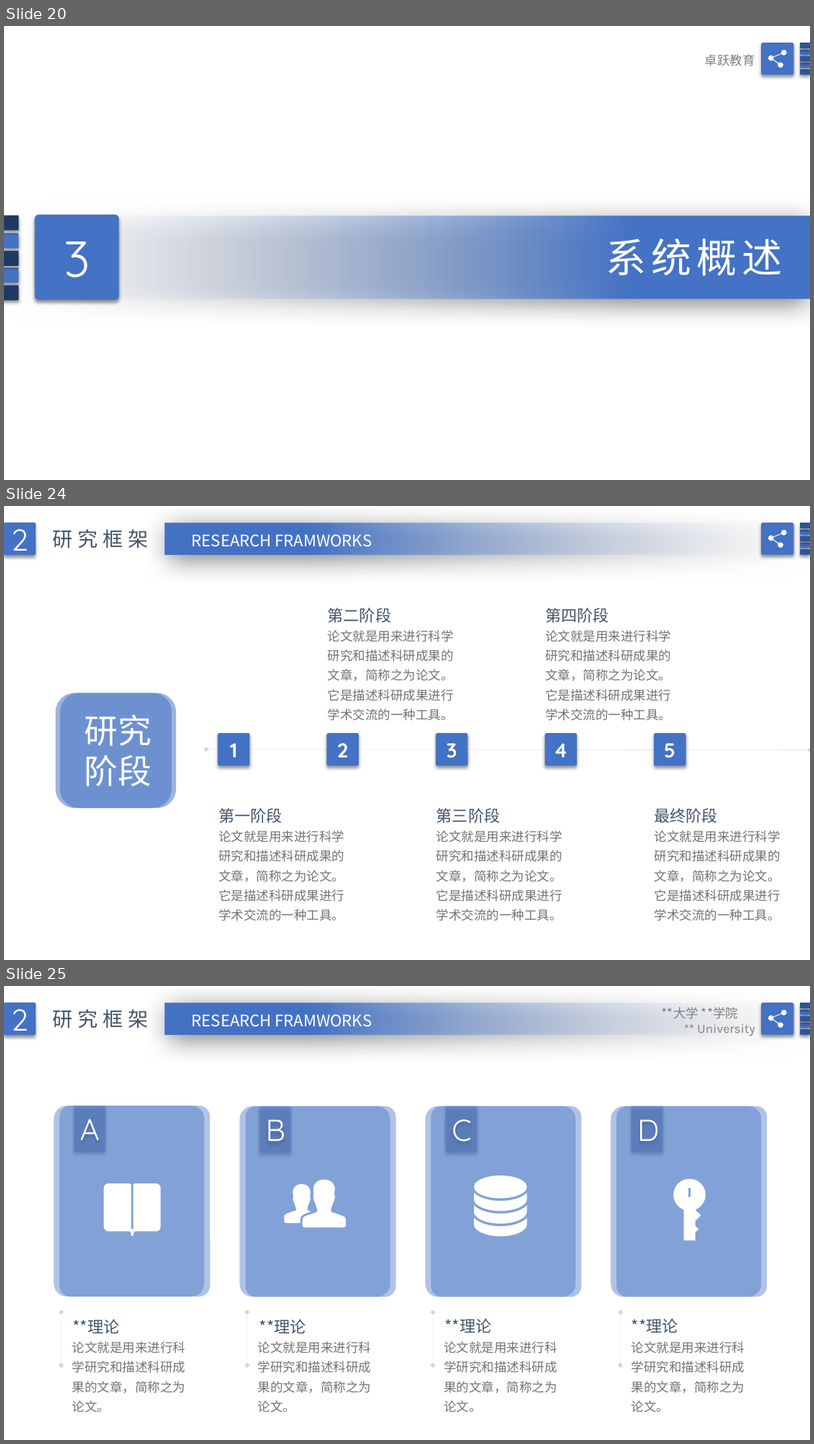
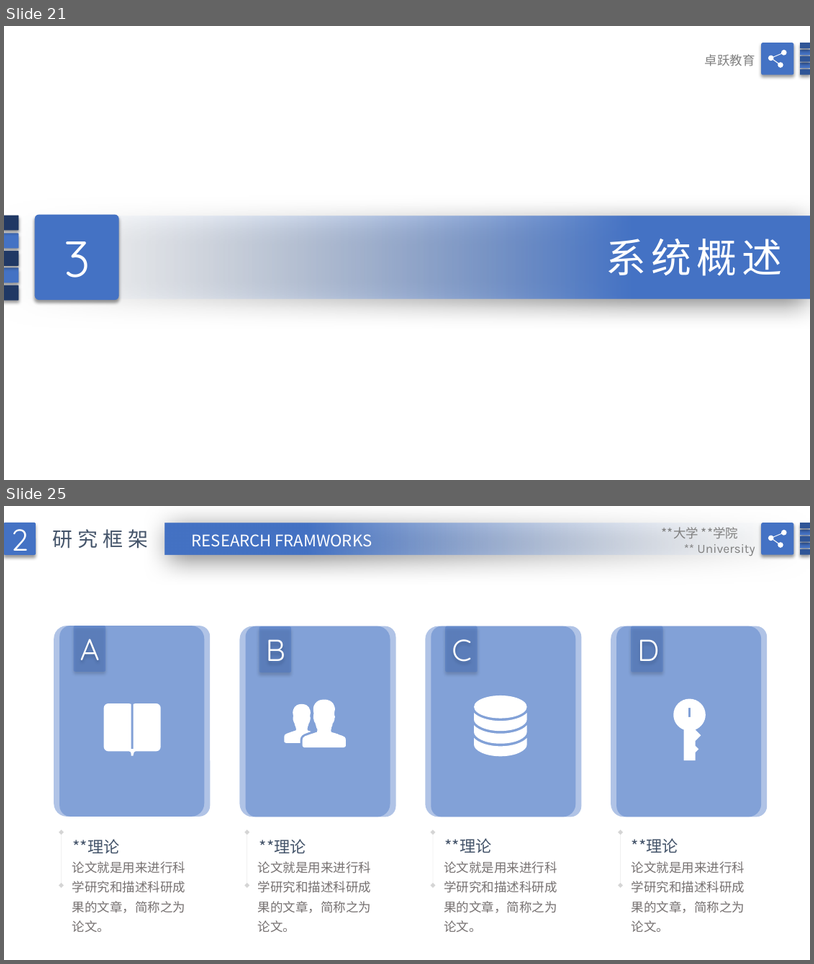
Before and after one commit to TestingTestings/Project_4, a slide deck: doc/简洁蓝色毕业论文答辩PPT模版.pptx. Shown one above the other, each under a label of ours: slides 20, 24 and 25 before the commit, slides 21 and 25 after it; the slides between them are not shown. The pictures are 814x1444 and 814x964 pixels, drawn with LibreOffice and Linux fonts; fonts in the diff are those of the drawing; background and template pictures are left out. Boxes give left, top, right and bottom in pixels: in the first picture for what was removed or moved away, otherwise in the second. Text is boxed around its words. In the diff, an @@ line names an element or a change of style, - is before the commit and + after.

```diff
--- a/doc/简洁蓝色毕业论文答辩PPT模版.pptx
+++ b/doc/简洁蓝色毕业论文答辩PPT模版.pptx
@@ slide 24 removed at [4, 506, 810, 960], background picture (left out) @@
@@ rounded rectangle removed at [4, 523, 36, 555] @@
-2
@@ rectangle removed at [165, 523, 810, 555] @@
@@ text removed at [53, 529, 149, 548] @@
-研究框架
@@ text removed at [192, 534, 373, 547] @@
-RESEARCH FRAMWORKS
@@ group removed at [761, 523, 810, 555]: 6 rounded rectangles, 1 freeform shape @@
@@ text removed at [328, 608, 391, 623] @@
-第二阶段
@@ text removed at [545, 608, 609, 623] @@
-第四阶段
@@ text removed at [328, 630, 454, 721] @@
-论文就是用来进行科学研究和描述科研成果的文章，简称之为论文。它是描述科研成果进行学术交流的一种工具。
@@ text removed at [545, 630, 671, 721] @@
-论文就是用来进行科学研究和描述科研成果的文章，简称之为论文。它是描述科研成果进行学术交流的一种工具。
@@ rounded rectangle removed at [55, 693, 172, 808] @@
@@ rounded rectangle removed at [60, 693, 176, 808] @@
-研究
-阶段
@@ rounded rectangle removed at [218, 733, 250, 765] @@
-1
@@ rounded rectangle removed at [327, 733, 359, 765] @@
-2
@@ rounded rectangle removed at [436, 733, 468, 765] @@
-3
@@ rounded rectangle removed at [545, 733, 578, 765] @@
-4
@@ rounded rectangle removed at [654, 733, 687, 765] @@
-5
@@ double arrow removed from (206, 749) to (810, 750) @@
@@ text removed at [219, 808, 282, 823] @@
-第一阶段
@@ text removed at [437, 808, 500, 823] @@
-第三阶段
@@ text removed at [655, 808, 718, 823] @@
-最终阶段
@@ text removed at [219, 830, 345, 921] @@
-论文就是用来进行科学研究和描述科研成果的文章，简称之为论文。它是描述科研成果进行学术交流的一种工具。
@@ text removed at [437, 830, 563, 921] @@
-论文就是用来进行科学研究和描述科研成果的文章，简称之为论文。它是描述科研成果进行学术交流的一种工具。
@@ text removed at [655, 830, 781, 921] @@
-论文就是用来进行科学研究和描述科研成果的文章，简称之为论文。它是描述科研成果进行学术交流的一种工具。
@@ what was slide 20 is now slide 21 @@
```
Also in this commit, not shown: 9 slides changed, 4 slides added, 4 other slides removed.
